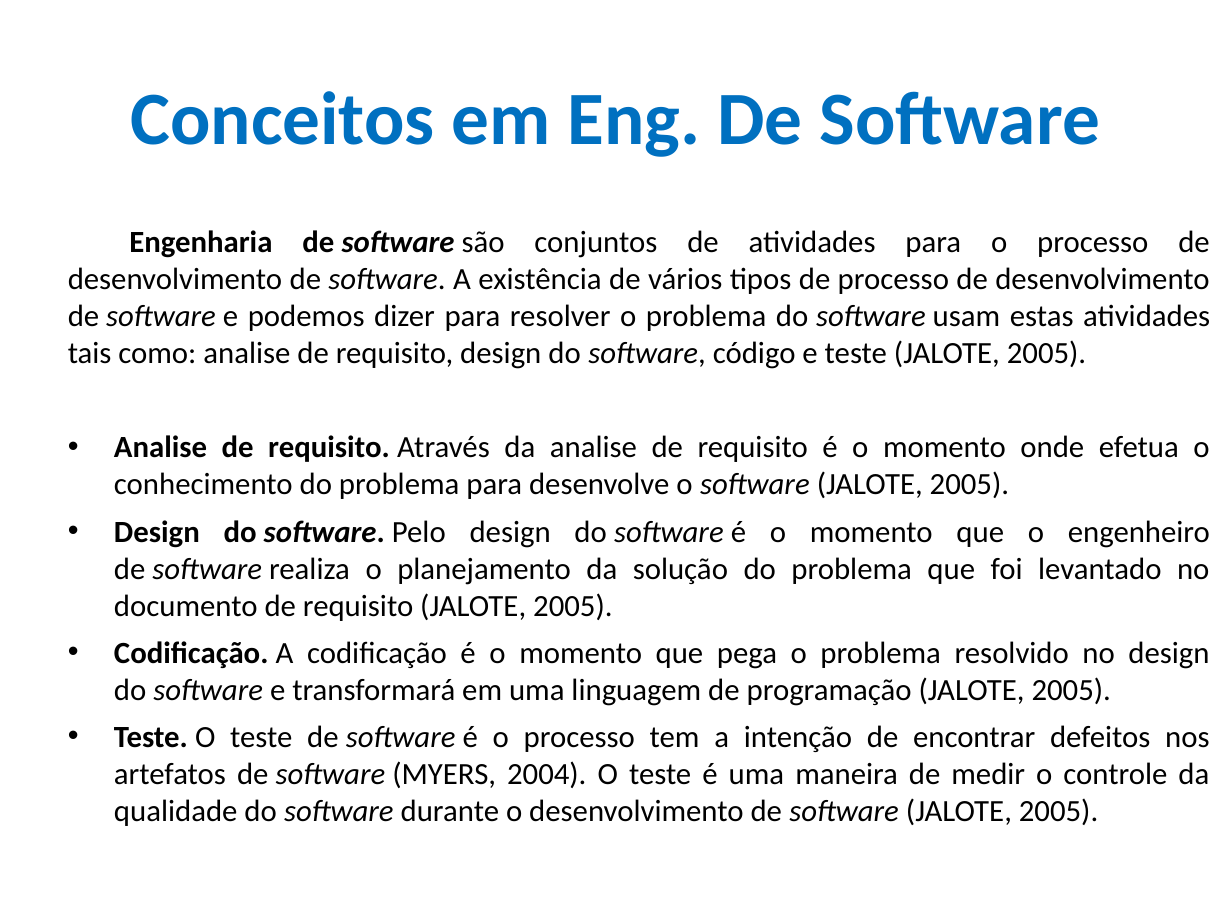
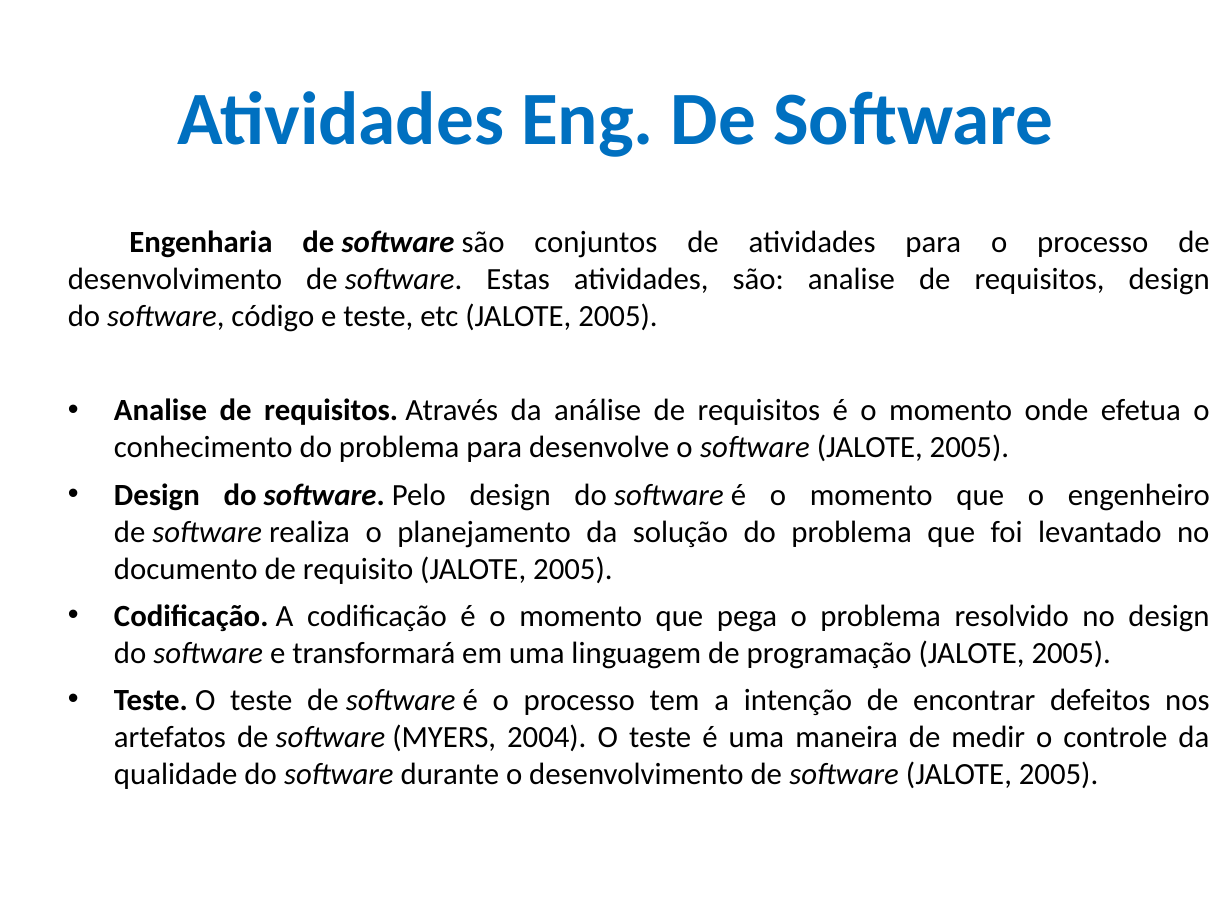
Before and after one commit to CloudEducationBrazil/WydenEngenhariaDeSoftware, a slide deck: slide 6 of 01 Classes/Aulas 01 e 02 Conceitos Eng. Soft e Métodos Ágeis.pptx (slide 12 before the commit). Drawn at 1232x924 pixels with LibreOffice and Linux fonts; fonts in the diff are those of the drawing; background and template pictures are left out. Boxes give left, top, right and bottom in pixels: in the first picture for what was removed or moved away, otherwise in the second. Text is boxed around its words. In the diff, an @@ line names an element or a change of style, - is before the commit and + after.

```diff
--- a/01 Classes/Aulas 01 e 02 Conceitos Eng. Soft e Métodos Ágeis.pptx
+++ b/01 Classes/Aulas 01 e 02 Conceitos Eng. Soft e Métodos Ágeis.pptx
@@ title at (x1=177, y1=91, x2=1053, y2=157): text changed @@
-Conceitos em Eng. De Software
+Atividades Eng. De Software
@@ text at (x1=68, y1=230, x2=1210, y2=462): text changed @@
-Engenharia de software são conjuntos de atividades para o processo de desenvolvimento de software. A existência de vários tipos de processo de desenvolvimento de software e podemos dizer para resolver o problema do software usam estas atividades tais como: analise de requisito, design do software, código e teste (JALOTE, 2005).
-• Analise de requisito. Através da analise de requisito é o momento onde efetua o conhecimento do problema para desenvolve o software (JALOTE, 2005).
+Engenharia de software são conjuntos de atividades para o processo de desenvolvimento de software. Estas atividades, são: analise de requisitos, design do software, código e teste, etc (JALOTE, 2005).
+• Analise de requisitos. Através da análise de requisitos é o momento onde efetua o conhecimento do problema para desenvolve o software (JALOTE, 2005).
```
Also in this commit, not shown: 21 other slides changed.
